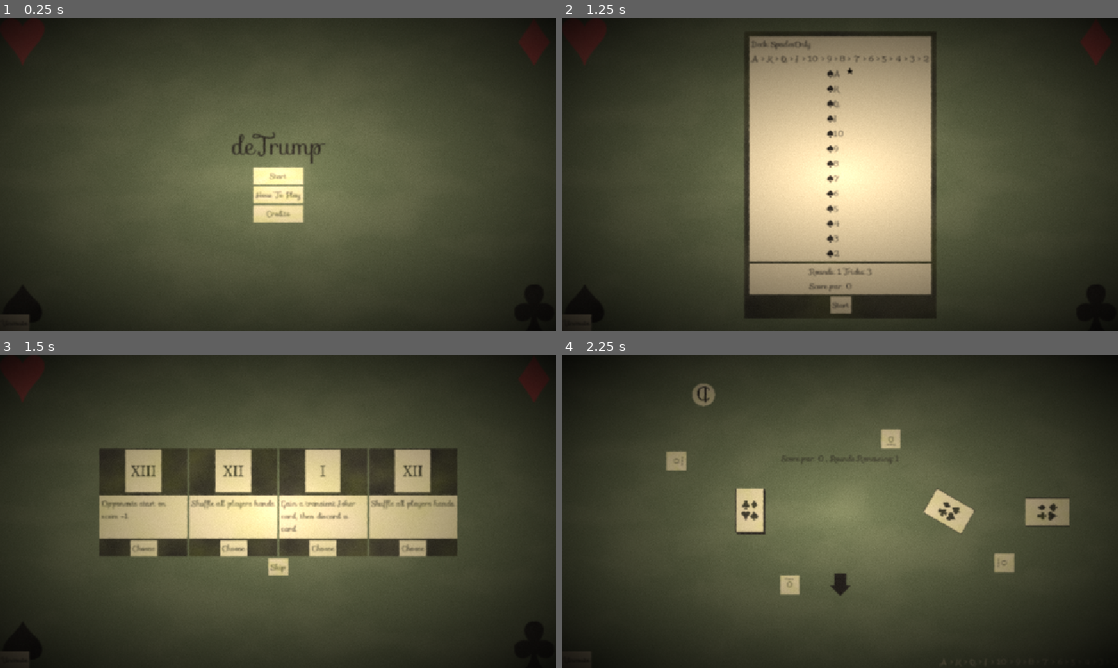
Above: before the commit, frames 1-4 (two rows, left to right).
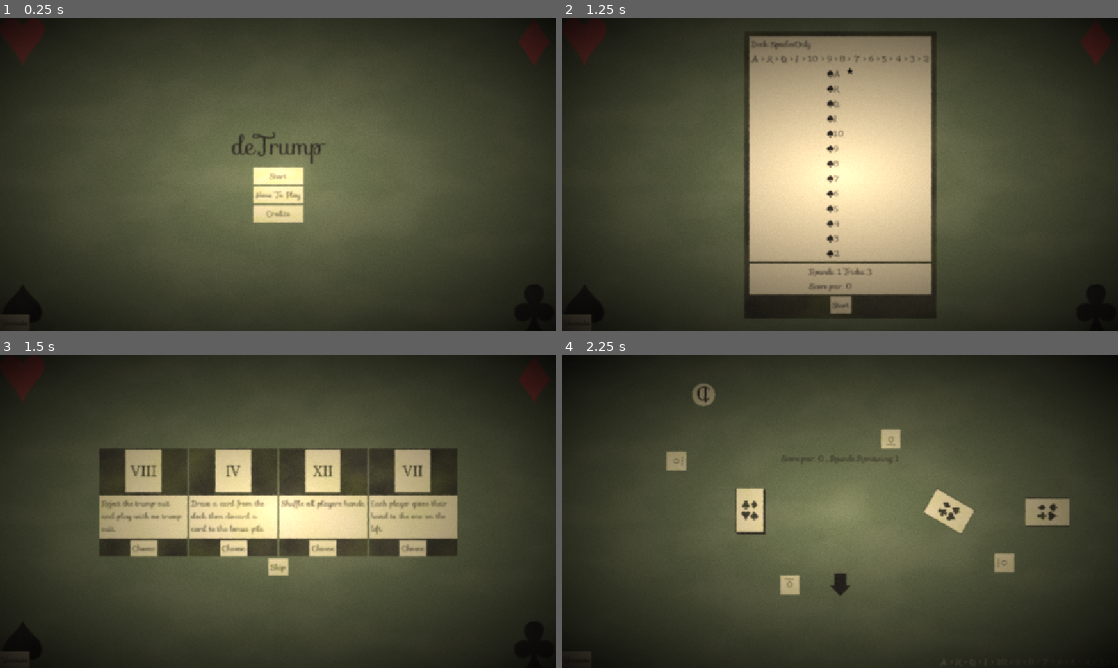
Above: after the commit, the same moments.

Repository: CMurtagh-LGTM/brackeys25.2
Game: Godot game, scene res://Main.tscn
Two runs of this game, one before a commit and one after it. Both use one fixed random seed, a clock stepped at 60 frames per second and the inputs below.
Inputs:
- Up to frame 1 (0.25 s): no input
- Up to frame 2 (1.25 s): click "Start" at 0.5 s
- Up to frame 3 (1.5 s): click "Start" at 1.25 s
- Up to frame 4 (2.25 s): click "Skip" at 2 s

Frames 1-2 are identical in both runs. In frame 3, 1.4% of the frame differs, in the area x 18-82%, y 35-58%; in frame 4, nothing differs.

Commit message:
Traveller

Diff:
--- a/Globals.gd
+++ b/Globals.gd
@@ -51,7 +51,7 @@
 
 var muted: bool = true # TODO false
 
-const forced_triumph: TriumphInfo = preload("res://Resources/Triumph/Madman.tres")
+const forced_triumph: TriumphInfo = preload("res://Resources/Triumph/Traveller.tres")
 
 func _ready() -> void:
 	var viewport = get_viewport()
--- a/Hand/Hand.gd
+++ b/Hand/Hand.gd
@@ -37,12 +37,12 @@
 signal play(Card)
 signal _discard_card(Card)
 
-func add_card(card: Card, index: int = -1) -> void:
+func add_card(card: Card, index: int = -1, time: float = Globals.card_deal_time) -> void:
 	if index == -1:
 		_cards.push_back(card)
 	else:
 		_cards.insert(index, card)
-	await card.move_to(self, Vector2.ZERO, 0, Globals.card_deal_time)
+	await card.move_to(self, Vector2.ZERO, 0, time)
 	card.reveal(globals.open_hands or _ai == null)
 	if _ai == null:
 		card.clicked.connect(_on_card_clicked.bind(card))
--- a/Resources/Triumph/Judge.tres
+++ b/Resources/Triumph/Judge.tres
@@ -2,7 +2,7 @@
 
 [ext_resource type="Script" uid="uid://bciiwpycgdygf" path="res://Triumph/TriumphAction/RejectTrumpAction.gd" id="1_dq4hp"]
 [ext_resource type="Script" uid="uid://chanul83o6q5u" path="res://Triumph/TriumphInfo.gd" id="1_gn76q"]
-[ext_resource type="Texture2D" uid="uid://c67you1ixgd4f" path="res://Assets/Characters/VII.svg" id="3_unbhi"]
+[ext_resource type="Texture2D" uid="uid://c8ueibqwtxu7y" path="res://Assets/Characters/VIII.svg" id="3_dq4hp"]
 
 [sub_resource type="Resource" id="Resource_iw1d4"]
 script = ExtResource("1_dq4hp")
@@ -10,7 +10,7 @@
 
 [resource]
 script = ExtResource("1_gn76q")
-texture = ExtResource("3_unbhi")
+texture = ExtResource("3_dq4hp")
 description = "Reject the trump suit and play with no trump suit."
 exhausts = true
 action = SubResource("Resource_iw1d4")
--- /dev/null
+++ b/Resources/Triumph/Traveller.tres
@@ -0,0 +1,17 @@
+[gd_resource type="Resource" script_class="TriumphInfo" load_steps=5 format=3 uid="uid://cucerxs66s826"]
+
+[ext_resource type="Script" uid="uid://chanul83o6q5u" path="res://Triumph/TriumphInfo.gd" id="1_1ipt5"]
+[ext_resource type="Script" uid="uid://edvy30o3e6hp" path="res://Triumph/TriumphAction/ExchangeHandsAction.gd" id="1_ryrhg"]
+[ext_resource type="Texture2D" uid="uid://c67you1ixgd4f" path="res://Assets/Characters/VII.svg" id="3_giml0"]
+
+[sub_resource type="Resource" id="Resource_5b3ff"]
+script = ExtResource("1_ryrhg")
+metadata/_custom_type_script = "uid://edvy30o3e6hp"
+
+[resource]
+script = ExtResource("1_1ipt5")
+texture = ExtResource("3_giml0")
+description = "Each player gives their hand to the one on the left."
+exhausts = true
+action = SubResource("Resource_5b3ff")
+metadata/_custom_type_script = "uid://chanul83o6q5u"
--- /dev/null
+++ b/Triumph/TriumphAction/ExchangeHandsAction.gd
@@ -0,0 +1,19 @@
+class_name ExchangeHandsAction
+extends TriumphAction
+
+func before_bid(state: TriumphGameState) -> void:
+	var hands_cards: Array = []
+	for hand_index: int in state.hands.size():
+		var hand: Hand = state.hands[hand_index]
+		hands_cards.append(hand.cards())
+
+	for hand_index: int in state.hands.size():
+		var hand: Hand = state.hands[hand_index]
+		var target_hand: Hand  = state.hands[(hand_index + 1) % state.hands.size()]
+		for card: Card in hands_cards[hand_index]:
+			hand.remove_card(card)
+			await target_hand.add_card(card, -1, Globals.card_deal_time)
+
+
+func has_before_bid(_state: TriumphGameState) -> bool:
+	return true
--- a/Triumph/TriumphAction/RandomiseHandsAction.gd
+++ b/Triumph/TriumphAction/RandomiseHandsAction.gd
@@ -15,7 +15,7 @@
 
 	for _i in hand_size:
 		for hand: Hand in state.hands:
-			hand.add_card(cards.pop_back())
+			await hand.add_card(cards.pop_back(), -1, Globals.card_stack_time)
 
 func has_before_bid(_state: TriumphGameState) -> bool:
 	return true
Not shown, added: Triumph/TriumphAction/ExchangeHandsAction.gd.uid
